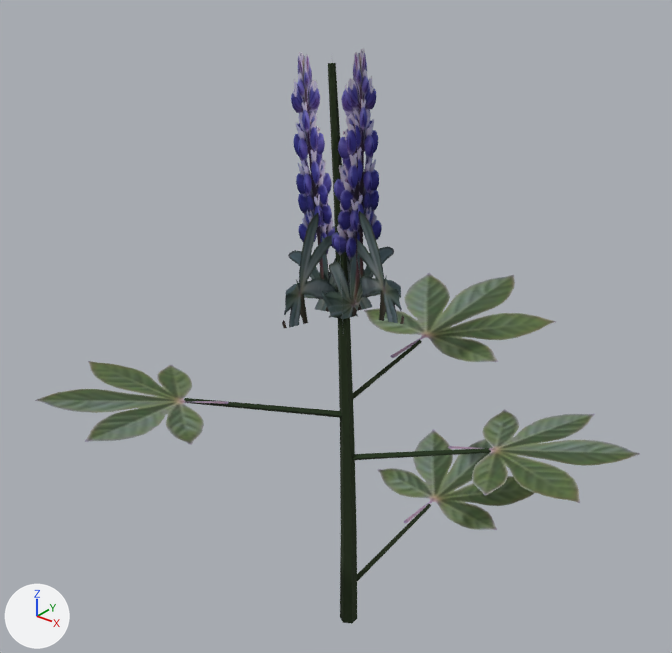
What one commit did to the glTF model docs/viewer/scenes/mount-rainier/models/category_mesh_flower_1.glb.
Camera for both pictures: a 50 mm camera at (0.321, -0.416, 0.492) aimed at (-0.014, 0.003, 0.233). Arrows for +X, +Y and +Z are at lower left; the lights stay in place. The older version comes first. Vertices at exactly the same position are counted once.

Objects in the first picture: 'category_mesh_flower_1'.
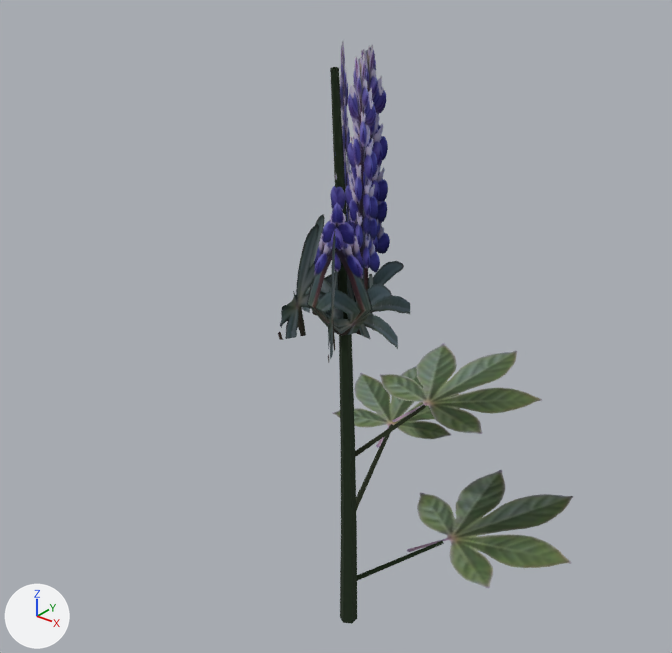
The edits, one by one:
me_category_mesh_flower_1 is used by ob_category_mesh_flower_1; location (0.0, 0.0, 0.0).
me_category_mesh_flower_1 had 174 vertices, 202 faces and spanned x -0.166..0.191, y -0.187..0.204, z 0.0..0.412.
me_category_mesh_flower_1 now has 162 vertices, 192 faces and spans x -0.1..0.15, y -0.058..0.182, z 0.0..0.413.
me_category_mesh_flower_1 part 1: the loose piece of 8 vertices spanning x -0.004..0.085, y -0.001..0.037, z 0.137..0.164 is multiplied about its middle by the matrix ((0.588, -0.783, 0.158), (-0.797, -0.589, 0.046), (0.058, -0.154, -0.978)), then moved by (-0.054, 0.026, -0.049).
me_category_mesh_flower_1 part 2: the loose piece of 12 vertices spanning x -0.007..0.004, y -0.005..0.006, z 0.079..0.158 is multiplied about its middle by the matrix ((1.009, 0.0, 0.035), (0.001, 1.009, -0.039), (-0.035, 0.039, 1.009)), then moved by (0.002, -0.003, 0.001).
me_category_mesh_flower_1 part 3: the loose piece of 12 vertices spanning x -0.011..0.001, y -0.004..0.006, z 0.158..0.238 is multiplied about its middle by the matrix ((1.008, 0.001, 0.058), (0.003, 1.008, -0.065), (-0.058, 0.065, 1.006)), then moved by (0.006, -0.007, 0.002).
me_category_mesh_flower_1 part 4: the loose piece of 12 vertices spanning x -0.016..-0.004, y -0.001..0.008, z 0.237..0.317 is multiplied about its middle by the matrix ((1.007, 0.002, 0.081), (0.005, 1.006, -0.09), (-0.08, 0.09, 1.003)), then moved by (0.011, -0.013, 0.002).
me_category_mesh_flower_1 part 5: the loose piece of 8 vertices spanning x -0.007..0.005, y 0.001..0.075, z 0.179..0.201 is multiplied about its middle by the matrix ((0.909, 0.121, 0.03), (-0.121, 0.91, -0.008), (-0.031, 0.004, 0.917)), then moved by (0.009, -0.008, -0.041).
me_category_mesh_flower_1 part 6: the loose piece of 54 vertices spanning x -0.032..0.005, y -0.011..0.019, z 0.237..0.409 is rebuilt with 54 vertices and now spans x -0.022..0.024, y -0.029..0.013, z 0.239..0.41.
me_category_mesh_flower_1 part 7: the loose piece of 4 vertices spanning x -0.061..0.085, y 0.058..0.204, z 0.048..0.069 is rebuilt with 4 vertices and now spans x -0.025..0.15, y 0.003..0.182, z 0.048..0.069.
me_category_mesh_flower_1 part 8: the loose piece of 4 vertices spanning x -0.048..0.019, y -0.031..0.041, z 0.234..0.412 is rebuilt with 4 vertices and now spans x -0.024..0.027, y -0.054..0.028, z 0.237..0.413.
me_category_mesh_flower_1 part 9: the loose piece of 4 vertices spanning x -0.038..0.009, y -0.037..0.047, z 0.237..0.409 is rebuilt with 4 vertices and now spans x -0.017..0.02, y -0.058..0.032, z 0.237..0.413.
me_category_mesh_flower_1 part 10: the loose piece of 12 vertices spanning x -0.023..-0.01, y 0.001..0.009, z 0.316..0.396 is deleted.
me_category_mesh_flower_1 part 11: the loose piece of 8 vertices spanning x -0.068..-0.002, y -0.083..0.003, z 0.169..0.199 is deleted.
me_category_mesh_flower_1 part 12: the loose piece of 4 vertices spanning x -0.166..-0.004, y -0.187..-0.025, z 0.193..0.211 is deleted.
me_category_mesh_flower_1 part 13: the loose piece of 4 vertices spanning x 0.037..0.191, y -0.03..0.125, z 0.158..0.176 is deleted.
me_category_mesh_flower_1 part 14: the loose piece of 4 vertices spanning x -0.069..0.085, y 0.039..0.193, z 0.195..0.217 is deleted.
me_category_mesh_flower_1 part 15: 1 vertex moved within x 0.0, y 0.0, z 0.032; 17 vertices removed from x -0.064..0.035, y -0.005..0.092, z 0.027..0.412; 37 vertices added at x -0.1..0.093, y -0.023..0.182, z 0.034..0.411.

What differs and where, as boxes [x1, y1, x2, y2] in the pictures (672 x 653 px; the box of a moved part takes in the faces that stretch with it):
'category_mesh_flower_1', reshaped
    before: [35, 48, 640, 624]
    after: [278, 41, 573, 624]
part 1 of me_category_mesh_flower_1, moved or reshaped
    before: [352, 448, 490, 460]
    after: [356, 424, 393, 510]
part 2 of me_category_mesh_flower_1, moved or reshaped
    before: [340, 433, 357, 535]
    after: [340, 435, 357, 536]
part 3 of me_category_mesh_flower_1, moved or reshaped
    before: [338, 323, 354, 436]
    after: [339, 334, 355, 439]
part 4 of me_category_mesh_flower_1, moved or reshaped
    before: [334, 201, 350, 325]
    after: [337, 208, 348, 319]
part 5 of me_category_mesh_flower_1, moved or reshaped
    before: [353, 340, 422, 399]
    after: [355, 405, 426, 457]
part 6 of me_category_mesh_flower_1, rebuilt
    before: [319, 84, 363, 319]
    after: [307, 155, 374, 336]
part 7 of me_category_mesh_flower_1, rebuilt
    before: [378, 429, 534, 530]
    after: [407, 470, 573, 588]
part 8 of me_category_mesh_flower_1, rebuilt
    before: [338, 217, 344, 321]
    after: [278, 45, 410, 340]
part 9 of me_category_mesh_flower_1, rebuilt
    before: [282, 48, 401, 329]
    after: [328, 41, 351, 363]
part 10 of me_category_mesh_flower_1, deleted
    before: [328, 63, 342, 201]
part 11 of me_category_mesh_flower_1, deleted (green)
    before: [184, 398, 342, 418]
part 12 of me_category_mesh_flower_1, deleted (green)
    before: [35, 361, 228, 445]
part 13 of me_category_mesh_flower_1, deleted (green)
    before: [448, 410, 640, 503]
part 14 of me_category_mesh_flower_1, deleted (green)
    before: [363, 273, 556, 363]
part 15 of me_category_mesh_flower_1, built on
    before: [286, 51, 431, 624]
    after: [302, 54, 542, 624]
